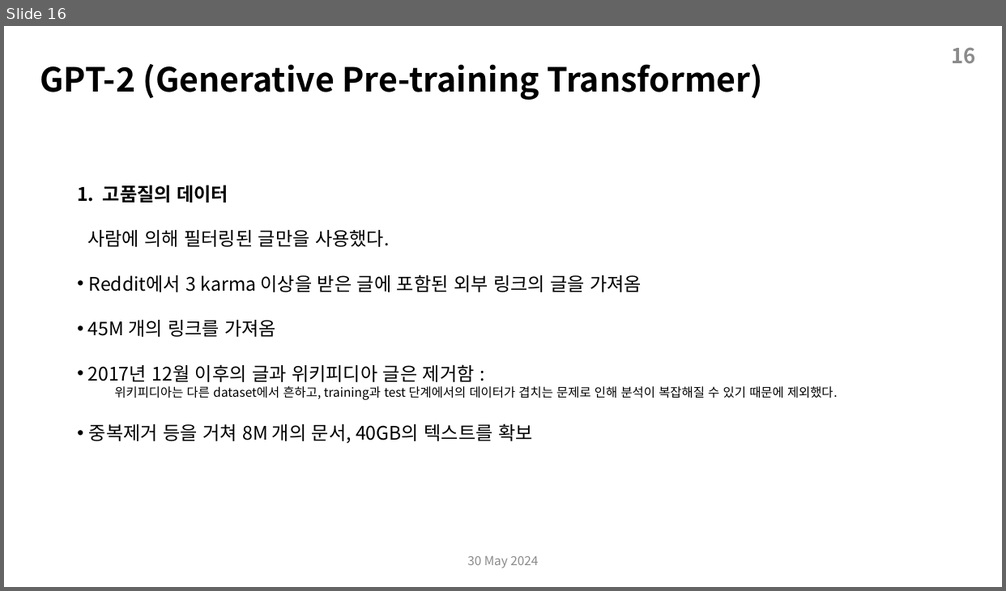
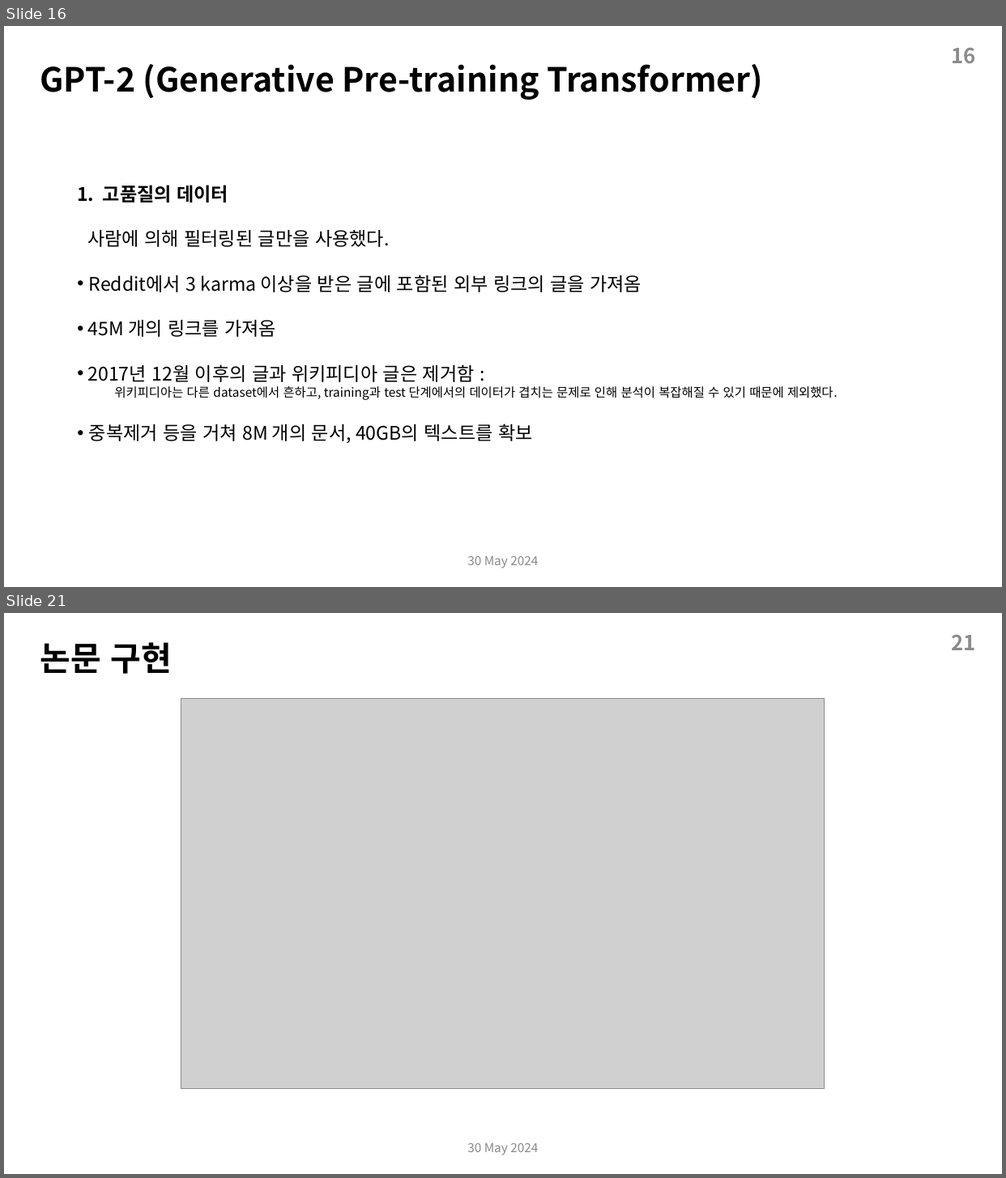
Before and after one commit to sangheonlee97/AI_Paper_Analysis_and_Implementation, a slide deck: ppts/CloseAi_이상헌_GPT.pptx. Shown one above the other, each under a label of ours: slide 16 before the commit, slides 16 and 21 after it; the slides between them are not shown. The pictures are 1006x591 and 1006x1178 pixels, drawn with LibreOffice and Linux fonts; fonts in the diff are those of the drawing; grey boxes stand for pictures. Boxes give left, top, right and bottom in pixels: in the first picture for what was removed or moved away, otherwise in the second. Text is boxed around its words. In the diff, an @@ line names an element or a change of style, - is before the commit and + after.

```diff
--- a/ppts/CloseAi_이상헌_GPT.pptx
+++ b/ppts/CloseAi_이상헌_GPT.pptx
@@ slide 21 added at (4, 613, 1002, 1174), background #FFFFFF @@
@@ text added at (951, 635, 975, 650), 20 pt, text #8C8C8C, bold @@
+21
@@ text added at (40, 642, 172, 674), 32 pt, text #000000, bold @@
+논문 구현
@@ picture added at (181, 698, 825, 1089) @@
@@ text added at (467, 1144, 538, 1156), 12 pt, text #8C8C8C @@
+30 May 2024
```
Also in this commit, not shown: 8 slides changed, 1 other file.
